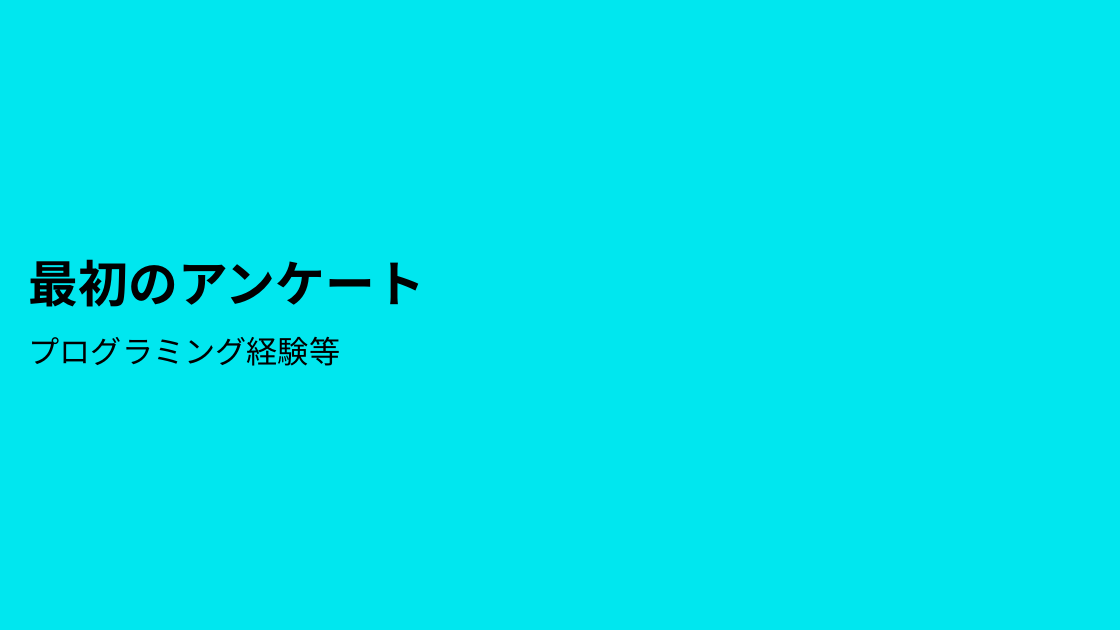
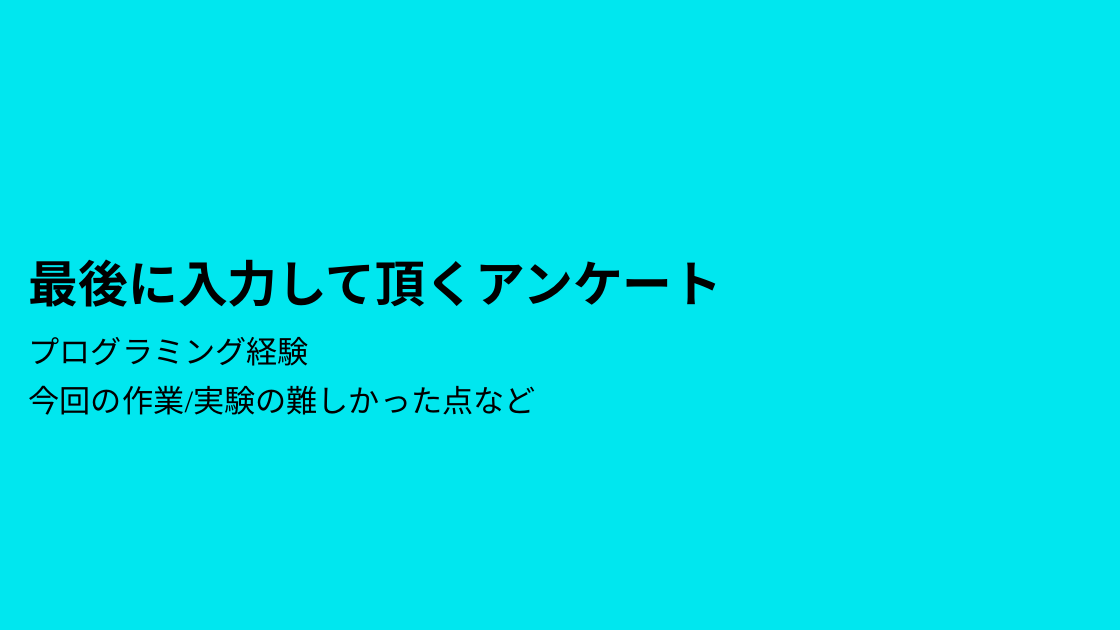
Before and after one commit to houtbrion/Gen_arduino_mqtt, a slide deck: slide 8 of Doc/Presentation/講義形式/①準備.pptx. Drawn at 1120x630 pixels with LibreOffice and Linux fonts; fonts in the diff are those of the drawing. Boxes give left, top, right and bottom in pixels: in the first picture for what was removed or moved away, otherwise in the second. Text is boxed around its words. In the diff, an @@ line names an element or a change of style, - is before the commit and + after.

Commit message:
Update ①準備.pptx
アンケート関連の情報を更新

```diff
--- a/Doc/Presentation/講義形式/①準備.pptx
+++ b/Doc/Presentation/講義形式/①準備.pptx
@@ title at (x1=29, y1=259, x2=723, y2=307): text changed @@
-最初のアンケート
+最後に入力して頂くアンケート
@@ subtitle at (x1=29, y1=337, x2=536, y2=415): text changed @@
-プログラミング経験等
+プログラミング経験
+今回の作業/実験の難しかった点など
```
Also in this commit, not shown: 1 other slide changed.
